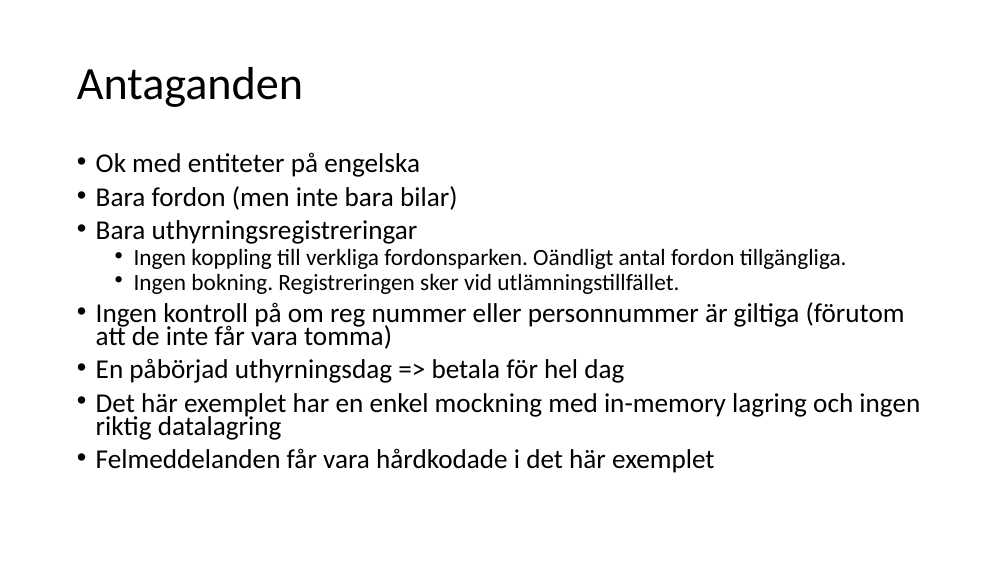
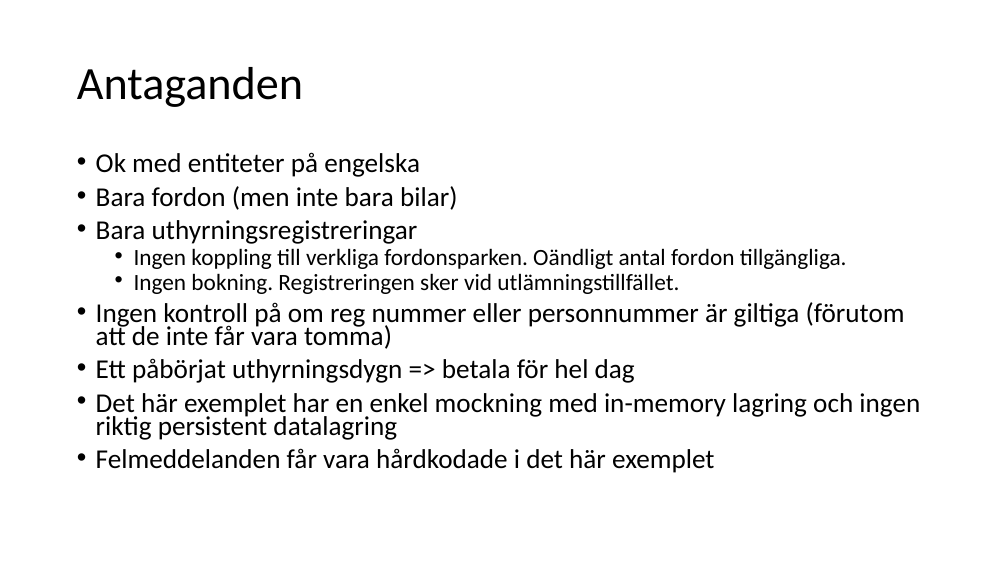
Before and after one commit to LarsBergqvist/CarRentalService, a slide deck: slide 2 of CarRentalService - Lars Bergqvist.pptx. Drawn at 1008x567 pixels with LibreOffice and Linux fonts; fonts in the diff are those of the drawing. Boxes give left, top, right and bottom in pixels: in the first picture for what was removed or moved away, otherwise in the second. Text is boxed around its words. In the diff, an @@ line names an element or a change of style, - is before the commit and + after.

Commit message:
Updated ppt

```diff
--- a/CarRentalService - Lars Bergqvist.pptx
+++ b/CarRentalService - Lars Bergqvist.pptx
@@ text at [96,358,920,440]: text changed @@
-• En påbörjad uthyrningsdag => betala för hel dag
-• Det här exemplet har en enkel mockning med in-memory lagring och ingen riktig datalagring
+• Ett påbörjat uthyrningsdygn => betala för hel dag
+• Det här exemplet har en enkel mockning med in-memory lagring och ingen riktig persistent datalagring
```
Also in this commit, not shown: 4 other slides changed.
